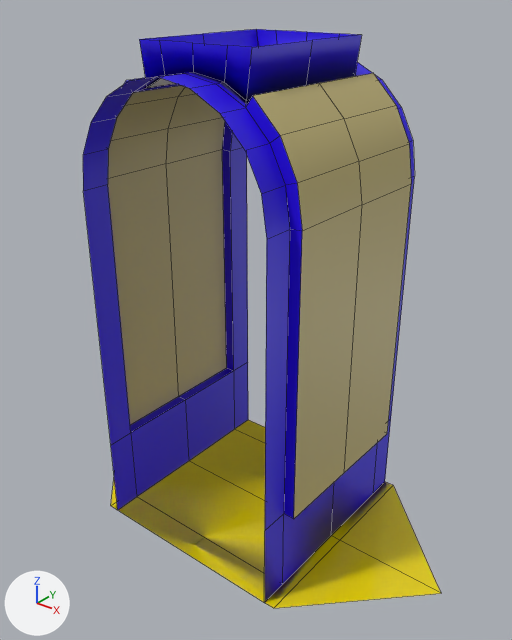
What one commit did to the FBX model Assets/Prefabs/Miles/V1/Straights/StraightV2.fbx.
Before and after are seen from a 50 mm lens placed at (2.11, 1.37, 2.79), pointed at (0.03, 3.97, 1.19). Lighting does not change. The marker at lower left points along +X, +Y and +Z. The picture after the commit comes second. Mesh edges are drawn as thin lines.

Script lines for the objects in view, before the commit:
```python
me_plane_013 = bpy.data.meshes.new('Plane.013')
me_plane_013.from_pydata(...)  # 135 vertices, 116 faces; spans x -1.2..1.2, y -0.6..0.6, z 0.0..2.55
# faces by material slot: [12, 80, 16, 8]
me_plane_013.materials.append(mat_floor)  # yellow #e7d300
me_plane_013.materials.append(mat_accent)  # blue #2800e7
me_plane_013.materials.append(mat_mainwall)  # yellow #bfb177
me_plane_013.materials.append(mat_window)  # white #e7e7e7
ob_straightv2 = bpy.data.objects.new('StraightV2', me_plane_013)
ob_straightv2.location = (0.0, 4.0, 0.0)
```
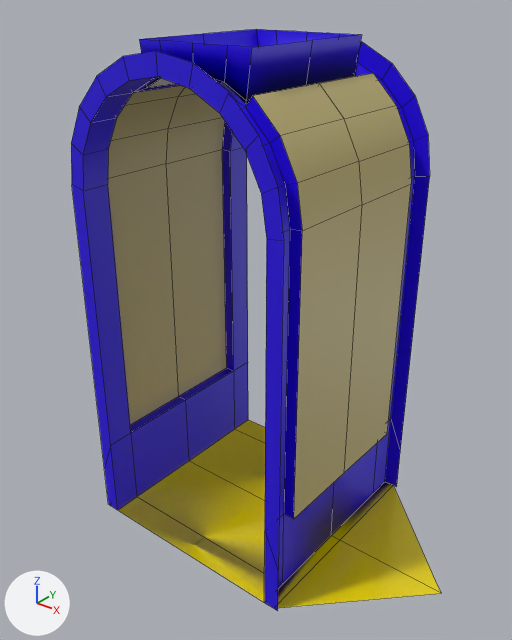
What the commit changed:
me_plane_013 is used by ob_straightv2; location (0.0, 4.0, 0.0).
me_plane_013 had 135 vertices, 116 faces and spanned x -1.2..1.2, y -0.6..0.6, z 0.0..2.55.
me_plane_013 now has 165 vertices, 144 faces and spans x -1.2..1.2, y -0.6..0.6, z 0.0..2.55.
Part 1, on me_plane_013:
30 vertices are added at x -0.62..0.62, y -0.6..0.6, z 0.0..2.54.
28 new faces join them, mat_accent (blue #2800e7).

Location of each change, (x1, y1, x2, y2) in pixels of the pictures (512 x 640 px):
'StraightV2', reshaped: before (83, 29, 441, 608); after (71, 29, 441, 611)
part 1 of me_plane_013, added: after (71, 41, 430, 611)
